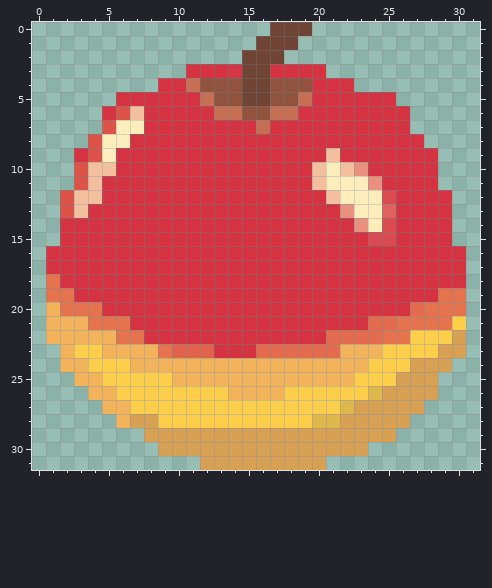
Two states of a pixel-art sprite, build/web/snake/Apple_02.png. The first picture shows the starting point.
The file is 32x32 pixels. Pixels under 10% opacity are left out. Colours within 5 levels of each other are drawn and written as one.
After the commit:
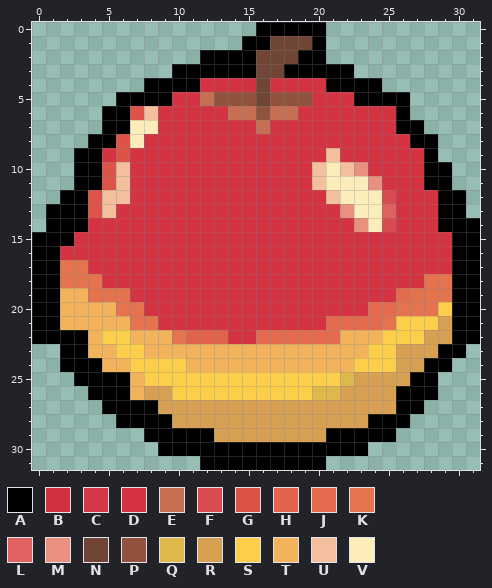
Palette (. is transparent): A #000000  B #d03240  C #d63342f8  D #d63342  E #c66f53  F #da4a51  G #de5348  H #e2634b  J #e46b4d  K #e5734e  L #df6160  M #e9907f  N #714536  P #92533e  Q #deb84b  R #d8a053  S #fcce4a  T #f3b35a  U #f3bf9d  V #fcedbb
Difference:
@@ x 0..31 @@
- 0 .................NNN............
- 1 ................NNN.............
- 2 ...............NNN..............
- 3 ...........DDDCNNDDDD...........
- 4 .........DDEPPPNNPPPDDD.........
- 5 ......DDDDDDEPPNNPPEDDDDDD......
- 6 .....DGUDDDDDEEPPEEDDDDDDDD.....
- 7 .....GVVDDDDDDDDEDDDDDDDDDD.....
- 8 ....GVVDDDDDDDDDDDDDDDDDDDDD....
- 9 ...DGVDDDDDDDDDDDDDDDUDDDDDDD...
-10 ...GUUDDDDDDDDDDDDDDUVUMDDDDD...
-11 ...GUDDDDDDDDDDDDDDDUVVVMDDDD...
-12 ..GUUDDDDDDDDDDDDDDDDUVVVFDDDD..
-13 ..GUDDDDDDDDDDDDDDDDDDMVVLDDDD..
-14 ..DDDDDDDDDDDDDDDDDDDDDMVFDDDD..
-15 ..DDDDDDDDDDDDDDDDDDDDDDFFDDDD..
-16 .DDDDDDDDDDDDDDDDDDDDDDDDDDDDDD.
-17 .DDDDDDDDDDDDDDDDDDDDDDDDDDDDDD.
-18 .KDDDDDDDDDDDDDDDDDDDDDDDDDDDDD.
-19 .KKDDDDDDDDDDDDDDDDDDDDDDDDDDKK.
-20 .TKKKDDDDDDDDDDDDDDDDDDDDDDJKKK.
-21 .TTTKKKDDDDDDDDDDDDDDDDDJJKKKKS.
-22 .TTTTTKKDDDDDDDDDDDDDJJJJKKSSSR.
-23 ..TSSTTTTKHHHDDDJJJJJJTTTSSSSRR.
-24 ..TTSSSTTTTTTTTTTTTTTTTTSSSRRR..
-25 ...TTSSSSSTTTTTTTTTTTTTSSSRRR...
-26 ....TTSSSSSSSSTTTTSSSSSSQRRRR...
-27 .....TTSSSSSSSSSSSSSSSQRRRRR....
-28 ......TRRSSSSSSSSSSSQQRRRRR.....
-29 ........RRRRRRRRRRRRRRRRRR......
-30 .........RRRRRRRRRRRRRRR........
-31 ............RRRRRRRRR...........
+ 0 ................AAAAA...........
+ 1 ...............AANNNA...........
+ 2 ............AAAANNNAA...........
+ 3 ..........AAAAAANNAAAAA.........
+ 4 ........AAAADDDBNDDDDAAAA.......
+ 5 ......AAAADDEPPPNPPPDDDAAAA.....
+ 6 .....AAGUDDDDDEEPEEDDDDDDDA.....
+ 7 .....AAVVDDDDDDDEDDDDDDDDDAA....
+ 8 ....AAGVDDDDDDDDDDDDDDDDDDDAA...
+ 9 ...AADGDDDDDDDDDDDDDDUDDDDDDA...
+10 ...AAGUDDDDDDDDDDDDDUVUMDDDDAA..
+11 ...AAGUDDDDDDDDDDDDDUVVVMDDDAA..
+12 ..AAGUUDDDDDDDDDDDDDDUVVVFDDDAA.
+13 .AAAGUDDDDDDDDDDDDDDDDMVVLDDDAA.
+14 .AAADDDDDDDDDDDDDDDDDDDMVFDDDAAA
+15 AAADDDDDDDDDDDDDDDDDDDDDDDDDDDAA
+16 AADDDDDDDDDDDDDDDDDDDDDDDDDDDDAA
+17 AAKKDDDDDDDDDDDDDDDDDDDDDDDDDDAA
+18 AAKKKDDDDDDDDDDDDDDDDDDDDDDDKKAA
+19 AATTKKKDDDDDDDDDDDDDDDDDDDJKKKAA
+20 AATTTTKKDDDDDDDDDDDDDDDDJJKKKSAA
+21 AATTTTTKKDDDDDDDDDDDDJJJJKSSSRAA
+22 AAAATSSTTTKHHHDDJJJJJJTTTSSSRRAA
+23 ..AATTSSTTTTTTTTTTTTTTTTSSRRRAA.
+24 ..AAATTSSSSTTTTTTTTTTTTSSSRRAA..
+25 ...AAAATSSSSSSSSSSSSSSQRRRRAA...
+26 ....AAATRRSSSSSSSSSSQQRRRRAAA...
+27 .....AAAARRRRRRRRRRRRRRRRRAA....
+28 ......AAAARRRRRRRRRRRRRRAAA.....
+29 ........AAAAARRRRRRRRAAAAA......
+30 .........AAAAAAAAAAAAAAA........
+31 ............AAAAAAAAA...........
Pixel boxes of the changes (left, top, right, bottom) in both pictures:
changed: (32, 22, 480, 470)
